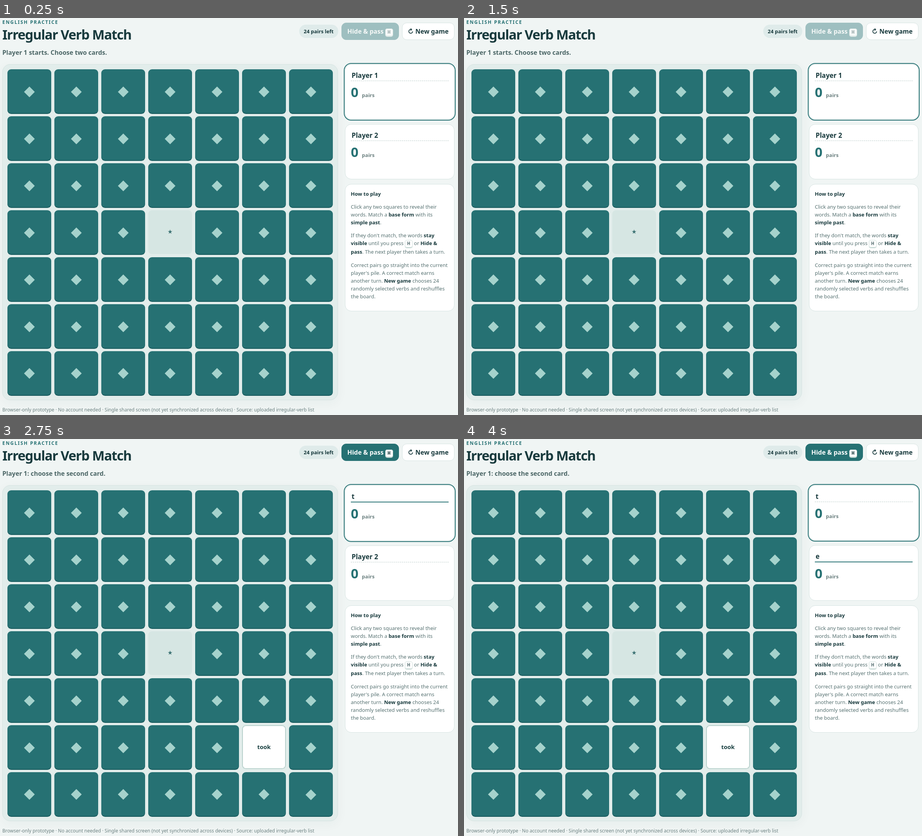
Above: before the commit, frames 1-4 (two rows, left to right).
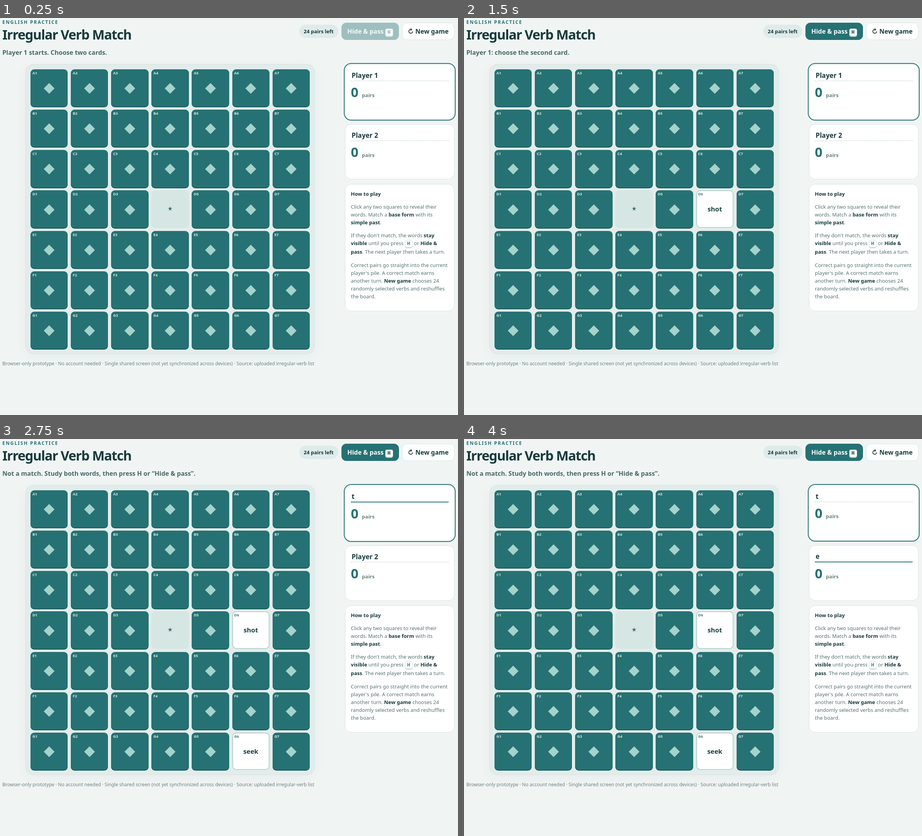
Above: after the commit, the same moments.

Repository: ms-li/irregular-verbs-game
Game: browser game, page index.html
Same seed, same stepped clock (60 frames per second), same inputs: the game is played once before the commit and once after it.
Inputs (mouse positions are in pixels of both pictures, inside the frame that each line leads up to):
- Up to frame 1 (0.25 s): no input
- Up to frame 2 (1.5 s): click "↻ New game" at 0.27 s; click (715, 208) at 1.27 s, where only the run after the commit has a clickable "D6"
- Up to frame 3 (2.75 s): click (251, 752) at 1.87 s, where only the run after the commit has a clickable "G6"; click (398, 494) at 2.47 s; type "t" at 2.47 s; tap Enter at 2.5 s
- Up to frame 4 (4 s): click (862, 558) at 3.07 s; type "s" at 3.07 s; tap Enter at 3.1, 3.7 s; click (862, 558) at 3.67 s; type "e" at 3.67 s

The runs differ from the first frame. In frame 1, 28% of the frame differs, in the area x 0-74%, y 11-100%; in frame 2, 30%; in frame 3, 30%; in frame 4, 30%, in the area x 0-74%, y 8-100%.

Commit message:
Fit classroom board to screen and show card coordinates

Diff:
--- a/index.html
+++ b/index.html
@@ -4,7 +4,15 @@
 :root{--bg:#f0f5f4;--ink:#183a3d;--teal:#267173;--teal2:#14575a;--line:#d4e2e0;--white:#fff;--gold:#f4bf58}
 *{box-sizing:border-box}body{margin:0;background:var(--bg);color:var(--ink);font-family:system-ui,-apple-system,Segoe UI,Arial,sans-serif}
 .wrap{max-width:1510px;margin:auto;padding:22px}.top{display:flex;align-items:center;justify-content:space-between;gap: …(3544 unchanged characters)…
-</style></head><body><main class="wrap">
+
+/* Responsive board: limit card size by the available screen height, not only width. */
+.board{width:min(100%,calc(100dvh - 170px),740px);margin-inline:auto}
+.tile .word{font-size:clamp(12px,1.4vw,20px)}
+@media(min-width:901px){.layout{grid-template-columns:minmax(0,1fr) 280px}}
+@media(max-width:900px){.board{width:min(100%,calc(100dvh - 225px),690px)}.layout{gap:10px}.sidebar{gap:8px}.panel{padding:10px}.score{font-size:24px;margin:3px 0}}
+@media(max-width:520px){.wrap{padding:8px}.top{gap:5px;margin-bottom:4px}h1{font-size:21px}h1 small{font-size:9px}.tools{gap:5px}.badge{font-size:11px;padding:6px 8px}.status{margin:4px 0 6px;min-height:18px;font-size:12px}.board{width:min(100%,calc(100dvh - 190px));gap:3px;padding:4px}.tile .word{font-size:clamp(9px,2.7vw,15px)}.tile.center .word{font-size:12px}.tile::after{font-size:clamp(13px,4vw,22px)}.sidebar{grid-template-columns:1fr 1fr}.panel{padding:8px}.help-panel{grid-column:1 / -1}.name{font-size:13px}.score{font-size:20px}.foot{font-size:10px}.tool{padding:7px 8px}}
+@media(max-height:650px) and (min-width:700px){.wrap{padding:8px}.top{margin-bottom:4px}.status{margin:5px 0}.board{width:min(100%,calc(100dvh - 120px),740px)}}
+ .coordinate{position:absolute;top:3px;left:5px;font-size:clamp(8px,.8vw,11px);font-weight:700;color:#d6e9e0}.tile.open .coordinate{color:#477b75}@media(max-width:520px){.coordinate{top:2px;left:3px;font-size:8px}} </style></head><body><main class="wrap">
 <header class="top"><h1><small>English practice</small>Irregular Verb Match</h1><div class="tools"><span class="badge"  …(266 unchanged characters)…
 <div class="status" id="status" role="status" aria-live="polite"></div><div class="layout"><div id="board" class="board …(1432 unchanged characters)…
 <script>
@@ -15,7 +23,7 @@
 const shuffle=(array)=>{for(let i=array.length-1;i>0;i--){const j=Math.floor(Math.random()*(i+1));[array[i],array[j]]=[array[j],array[i]];}return array};
 function names(i){return document.getElementById('name'+i).value.trim()||'Player '+(i+1)}
 function newGame(){serial++; const chosen=shuffle([...verbs]).slice(0,24);cards=shuffle(chosen.flatMap(([base,past],pai …(232 unchanged characters)…
-function render(){board.replaceChildren();cards.forEach((car …(591 unchanged characters)… d||revealed||pending||opened.length>=2; if(revealed){const wrap=document.createE …(702 unchanged characters)…
+function render(){board.replaceChildren();cards.forEach((car …(591 unchanged characters)… d||revealed||pending||opened.length>=2; const position=index>=24?index+1:index;const coordinate=String.fromCharCode(65+Math.floor(position/7))+(position%7+1);btn.title=coordinate; if(!card.matched){const label=document.createElement('span');label.className='coordinate';label.textContent=coordinate;btn.append(label)} if(revealed){const wrap=document.createE …(702 unchanged characters)…
 function openCard(index){if(pending||opened.length>=2||opened.includes(index)||cards[index].matched)return;opened.push( …(842 unchanged characters)…
 function hideAndPass(){if(pending||opened.length===0)return;opened=[];turn=1-turn;render();status.textContent=names(turn)+"'s turn. Choose two cards."}
 hideBtn.addEventListener('click',hideAndPass);
